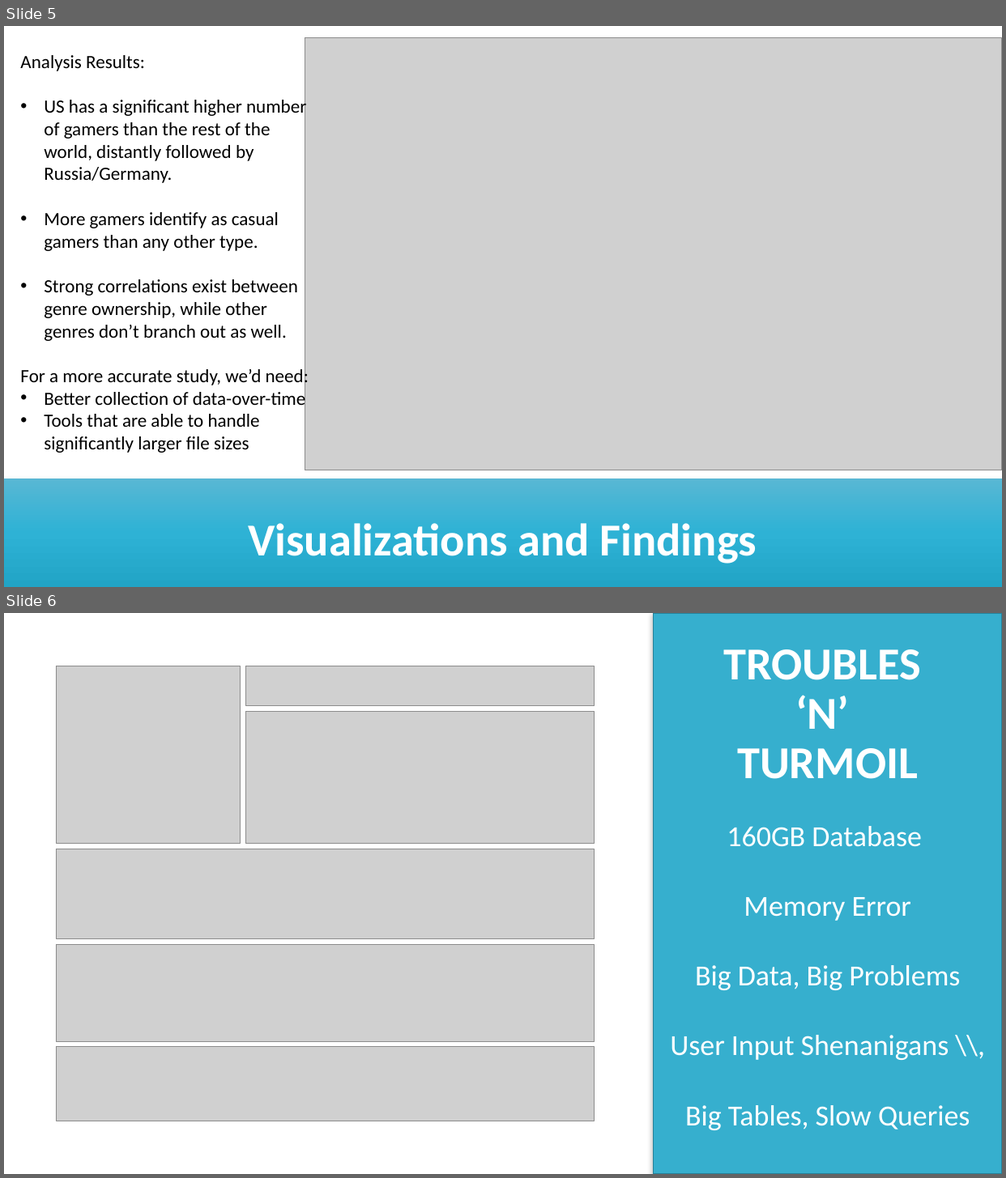
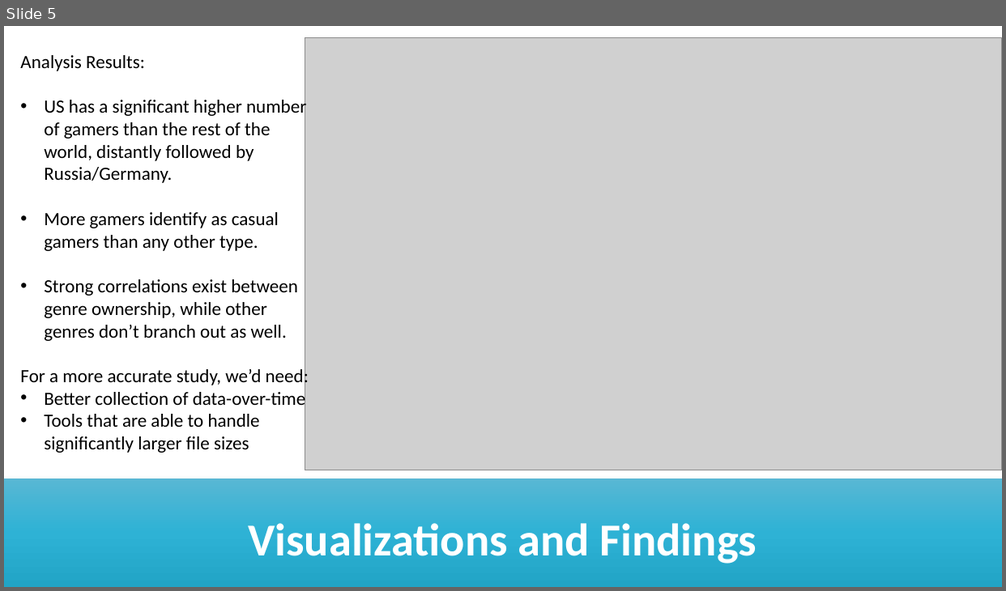
Before and after one commit to tritchlin/steam_analysis, a slide deck: STEAM ANALYSIS DASHBOARD.pptx. Shown one above the other, each under a label of ours: slides 5 and 6 before the commit, slide 5 after it. The pictures are 1006x1178 and 1006x591 pixels, drawn with LibreOffice and Linux fonts; fonts in the diff are those of the drawing; grey boxes stand for pictures. Boxes give left, top, right and bottom in pixels: in the first picture for what was removed or moved away, otherwise in the second. Text is boxed around its words. In the diff, an @@ line names an element or a change of style, - is before the commit and + after.

```diff
--- a/STEAM ANALYSIS DASHBOARD.pptx
+++ b/STEAM ANALYSIS DASHBOARD.pptx
@@ slide 6 removed at <box>4,613,1002,1174</box>, background #FFFFFF @@
@@ rectangle removed at <box>654,613,1002,1174</box> @@
@@ title removed at <box>724,649,921,779</box> @@
-TROUBLES
-‘N’
-TURMOIL
@@ picture removed at <box>57,666,240,844</box> @@
@@ picture removed at <box>246,666,594,705</box> @@
@@ picture removed at <box>246,711,594,844</box> @@
@@ text removed at <box>670,826,970,1131</box> @@
-160GB Database
-Memory Error
-Big Data, Big Problems
-User Input Shenanigans \\,
-Big Tables, Slow Queries
@@ picture removed at <box>57,849,594,939</box> @@
@@ picture removed at <box>57,944,594,1042</box> @@
@@ picture removed at <box>57,1047,594,1122</box> @@
```
